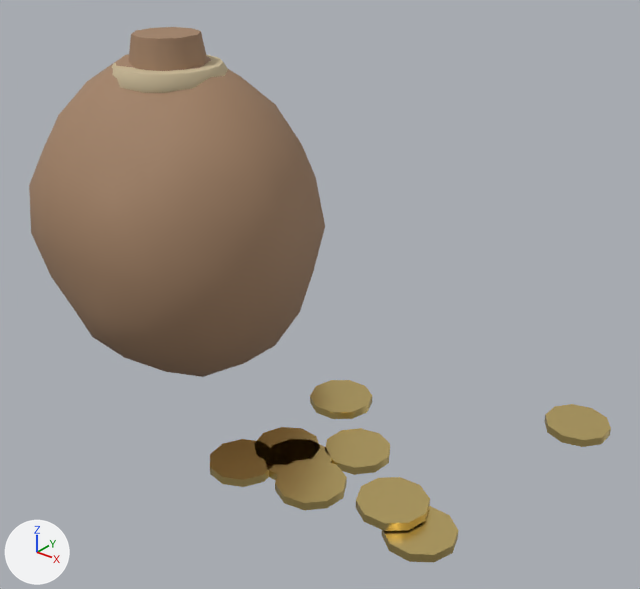
The glTF model content/models/treasure/coin-purse-v01.glb, before and after one commit.
Before and after are seen from a 50 mm lens placed at (0.686, -0.769, 0.637), pointed at (0.064, 0.009, 0.154). The lights are fixed; the arrows at lower left show +X, +Y and +Z. The first picture is the older version. Vertices at exactly the same position are counted once.

The first picture shows 'coin-purse'.
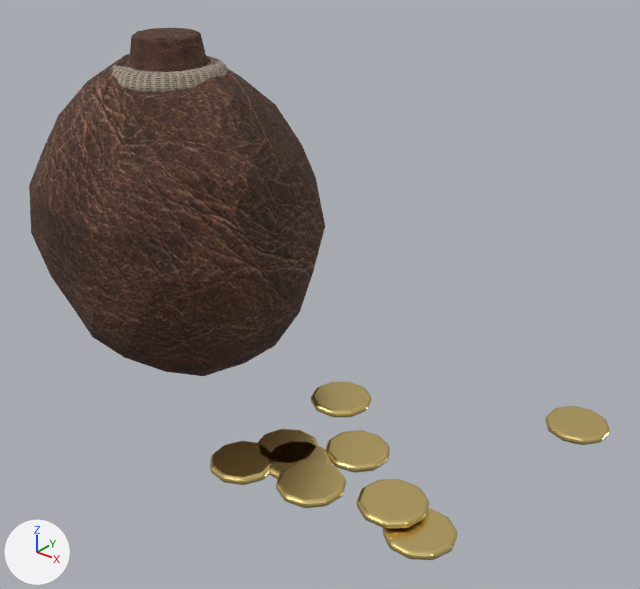
Diff of the bpy script that builds the scene:
```diff
--- a/content/models/treasure/coin-purse-v01.glb.py
+++ b/content/models/treasure/coin-purse-v01.glb.py
@@ mat_leather @@
 mat_leather = principled_material('leather')
-mat_leather.base_color = (0.36, 0.22, 0.13)  # brown #a28165
-mat_leather.roughness = 0.75
+mat_leather.texture = img_leather_worn_photo_v01
+mat_leather.roughness = 0.92
@@ mat_rope @@
 mat_rope = principled_material('rope')
-mat_rope.base_color = (0.6, 0.5, 0.32)  # beige #cbbc99
-mat_rope.roughness = 0.95
+mat_rope.texture = img_wt_burlap
+mat_rope.roughness = 0.92
@@ me_coin_purse @@
-me_coin_purse.from_pydata(...)  # 458 vertices, 872 faces; spans x -0.396..0.396, y -0.2..0.2, z 0.0..0.445
+me_coin_purse.from_pydata(...)  # 2929 vertices, 5814 faces; spans x -0.396..0.396, y -0.2..0.2, z 0.0..0.445
+# me_coin_purse part 1: a new loose piece, a torus around z (ring radius 0.06, tube radius 0.018) spanning x -0.266..-0.11, y -0.066..0.09, z 0.373..0.407, in mat_rope (picture img_wt_burlap)
+# me_coin_purse part 2: the loose piece of 20 vertices spanning x -0.245..-0.131, y -0.048..0.072, z 0.355..0.445 is rebuilt with 240 vertices and now spans x -0.244..-0.132, y -0.046..0.07, z 0.355..0.445
+# me_coin_purse part 3: the loose piece of 20 vertices spanning x 0.136..0.214, y -0.098..-0.019, z 0.001..0.011 is rebuilt with 240 vertices and now spans x 0.137..0.214, y -0.098..-0.02, z 0.001..0.011
+# me_coin_purse part 4: the loose piece of 20 vertices spanning x 0.319..0.396, y 0.117..0.197, z 0.001..0.011 is rebuilt with 240 vertices and now spans x 0.319..0.396, y 0.118..0.196, z 0.001..0.011
+# me_coin_purse part 5: the loose piece of 20 vertices spanning x 0.062..0.142, y -0.034..0.044, z 0.013..0.023 is rebuilt with 226 vertices and now spans x 0.063..0.141, y -0.033..0.043, z 0.013..0.023
+# me_coin_purse part 6: the loose piece of 20 vertices spanning x 0.093..0.173, y -0.158..-0.081, z 0.001..0.011 is rebuilt with 240 vertices and now spans x 0.094..0.172, y -0.158..-0.082, z 0.001..0.011
+# me_coin_purse part 7: the loose piece of 20 vertices spanning x 0.044..0.123, y -0.2..-0.121, z 0.001..0.011 is rebuilt with 240 vertices and now spans x 0.045..0.122, y -0.2..-0.122, z 0.001..0.011
+# me_coin_purse part 8: the loose piece of 20 vertices spanning x 0.142..0.22, y -0.193..-0.114, z 0.013..0.023 is rebuilt with 212 vertices and now spans x 0.142..0.22, y -0.193..-0.115, z 0.013..0.023
+# me_coin_purse part 9: the loose piece of 20 vertices spanning x 0.272..0.352, y -0.172..-0.096, z 0.001..0.011 is rebuilt with 240 vertices and now spans x 0.273..0.351, y -0.172..-0.096, z 0.001..0.011
+# me_coin_purse part 10: the loose piece of 20 vertices spanning x 0.067..0.147, y -0.147..-0.07, z 0.001..0.011 is rebuilt with 240 vertices and now spans x 0.068..0.146, y -0.147..-0.07, z 0.001..0.011
+# me_coin_purse part 11: the loose piece of 20 vertices spanning x 0.231..0.311, y -0.164..-0.086, z 0.013..0.023 is rebuilt with 211 vertices and now spans x 0.232..0.31, y -0.163..-0.086, z 0.013..0.023
+# me_coin_purse part 12: the loose piece of 96 vertices spanning x -0.268..-0.108, y -0.068..0.092, z 0.373..0.407 is deleted
+# me_coin_purse part 13
+# 12 vertices are removed from x -0.365..-0.096, y -0.082..0.11, z 0.0..0.13
+# 50 faces are deleted
+# 66 vertices are added at x -0.367..-0.092, y -0.085..0.115, z 0.0..0.135
+# 158 new faces join them, mat_leather (picture img_leather_worn_photo_v01)
 me_coin_purse.materials.append(mat_leather)
```

Changed parts and their boxes (x1, y1, x2, y2) in the pictures (640 x 589 px):
'coin-purse', surface changed, reshaped (darker): before (29, 27, 611, 562); after (29, 28, 610, 560)
part 1 of me_coin_purse, added (brown): after (112, 55, 229, 93)
part 2 of me_coin_purse, rebuilt: before (129, 27, 207, 71); after (129, 28, 207, 72)
part 3 of me_coin_purse, rebuilt (8% shorter): before (326, 428, 390, 475); after (326, 430, 390, 473)
part 4 of me_coin_purse, rebuilt (9% shorter): before (545, 404, 611, 447); after (545, 406, 610, 445)
part 5 of me_coin_purse, rebuilt (10% shorter): before (310, 380, 372, 419); after (311, 382, 372, 417)
part 6 of me_coin_purse, rebuilt (7% narrower, 7% shorter): before (264, 439, 332, 480); after (268, 441, 331, 479)
part 7 of me_coin_purse, rebuilt (7% narrower, 8% shorter): before (210, 439, 276, 487); after (210, 441, 271, 485)
part 8 of me_coin_purse, rebuilt (8% shorter): before (275, 459, 347, 510); after (276, 461, 346, 508)
part 9 of me_coin_purse, rebuilt (7% shorter): before (381, 506, 459, 562); after (383, 508, 457, 560)
part 10 of me_coin_purse, rebuilt (7% narrower, 10% shorter): before (254, 427, 320, 465); after (257, 429, 318, 463)
part 11 of me_coin_purse, rebuilt (7% shorter): before (356, 477, 430, 531); after (357, 479, 429, 529)
part 12 of me_coin_purse, deleted (beige): before (112, 54, 229, 93)
part 13 of me_coin_purse, reshaped: before (170, 363, 244, 377); after (170, 363, 244, 376)
